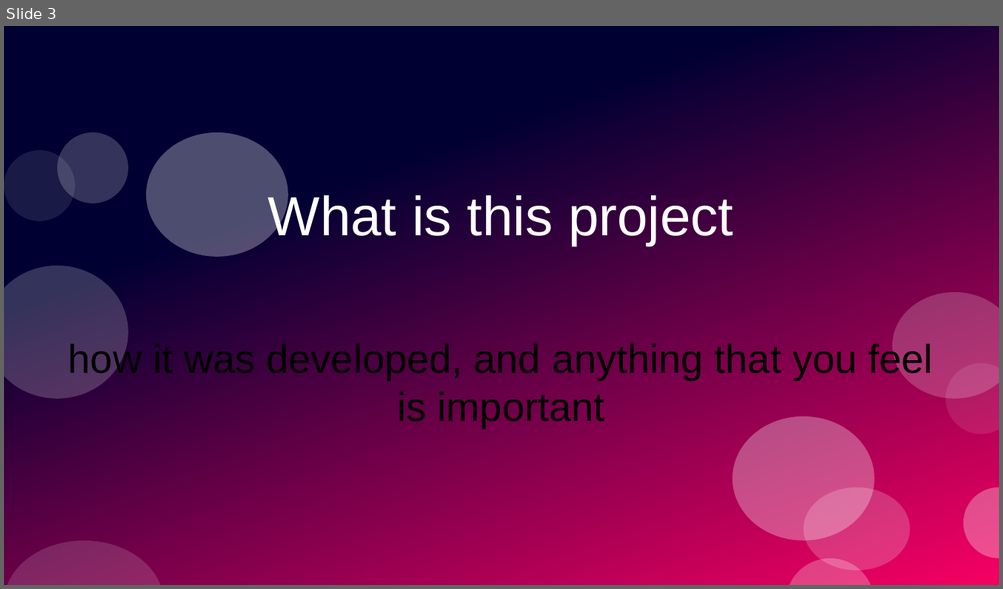
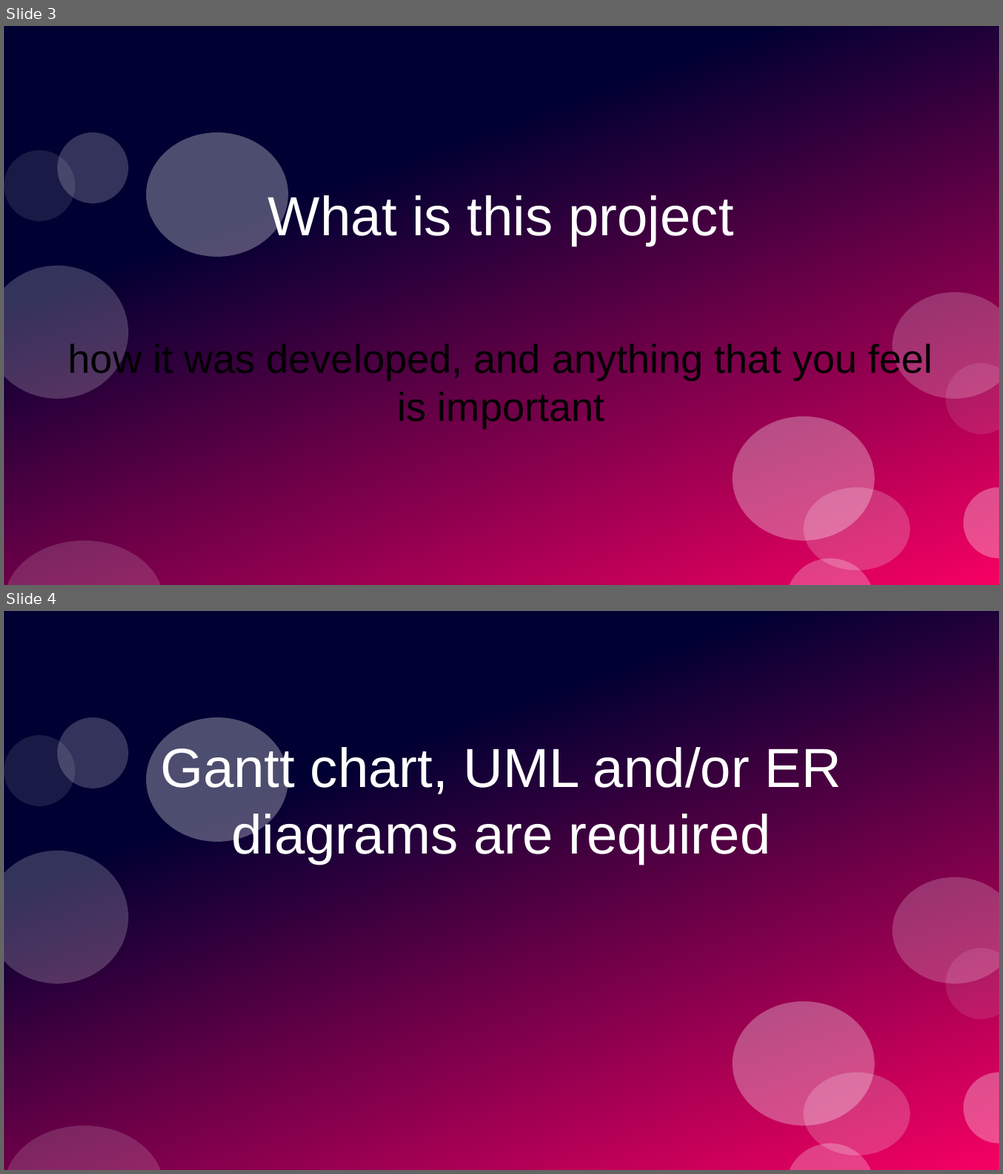
Before and after one commit to PrototypeProto/COP_4331_Small-Project, a slide deck: Pres.pptx. Shown one above the other, each under a label of ours: slide 3 before the commit, slides 3 and 4 after it. The pictures are 1003x589 and 1003x1174 pixels, drawn with LibreOffice and Linux fonts; fonts in the diff are those of the drawing. Boxes give left, top, right and bottom in pixels: in the first picture for what was removed or moved away, otherwise in the second. Text is boxed around its words. In the diff, an @@ line names an element or a change of style, - is before the commit and + after.

```diff
--- a/Pres.pptx
+++ b/Pres.pptx
@@ slide 4 added at bbox=[4, 611, 999, 1170], background #FFFFFF; not listed: 12 template elements that a slide beside it also shows @@
@@ title added at bbox=[160, 743, 841, 864], 44 pt, text #FFFFFF @@
+Gantt chart, UML and/or ER diagrams are required
```
Also in this commit, not shown: 2 slides changed, 4 other slides added, 9 slides removed.
